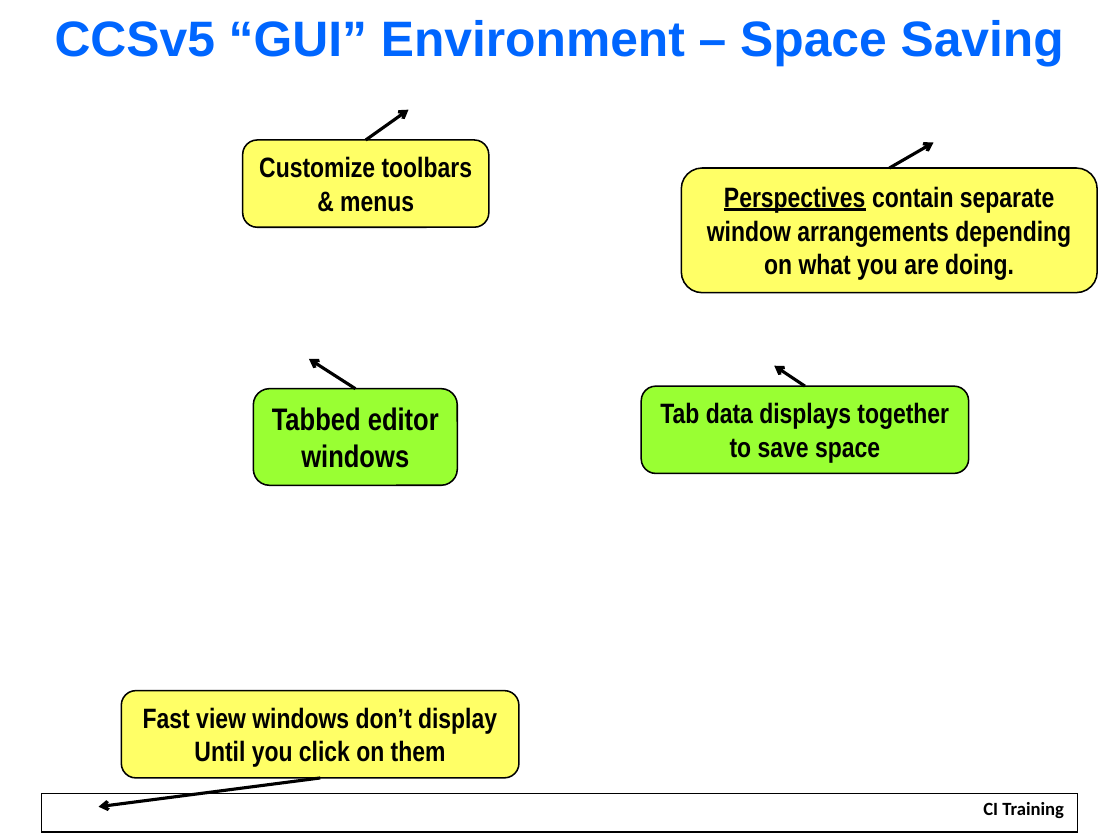
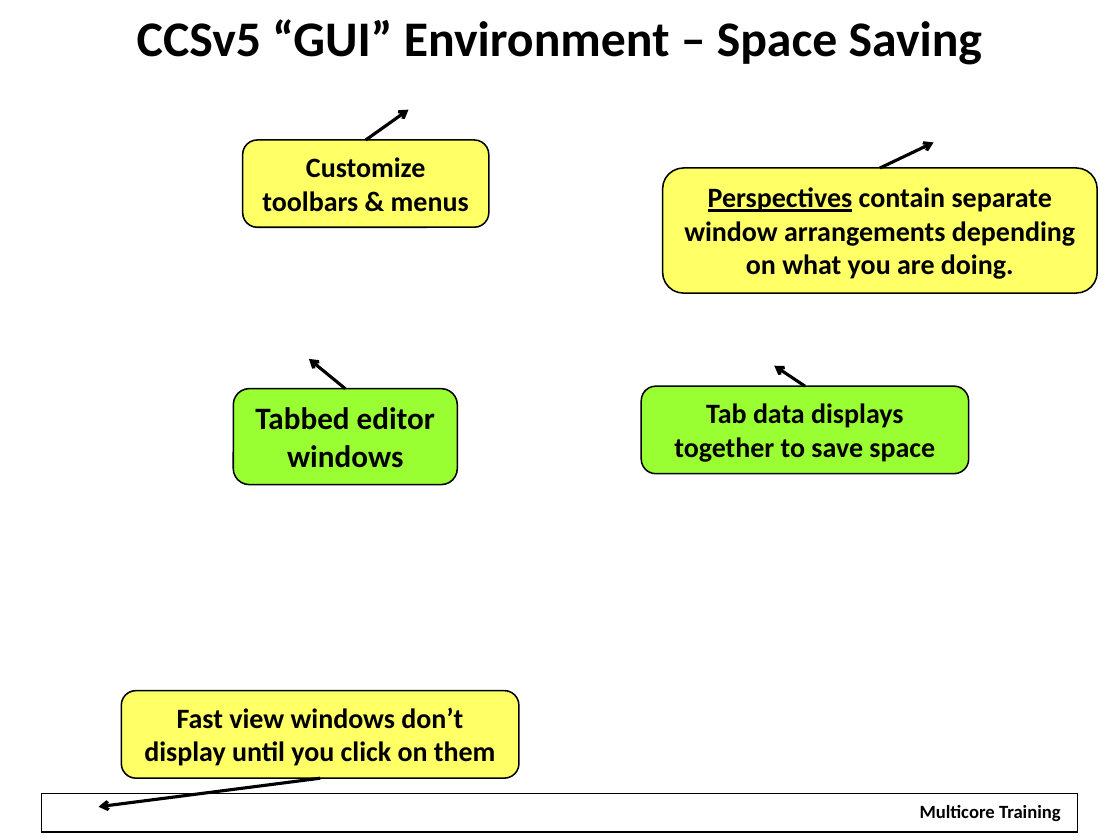
Before and after one commit to hari1989/keystone-workshop, a slide deck: slide 5 of slides/Intro to CCSv5.pptx. Drawn at 1120x840 pixels with LibreOffice and Linux fonts; fonts in the diff are those of the drawing; background and template pictures are left out. Boxes give left, top, right and bottom in pixels: in the first picture for what was removed or moved away, otherwise in the second. Text is boxed around its words. In the diff, an @@ line names an element or a change of style, - is before the commit and + after.

Commit message:
Updates for Pittsburgh Training

```diff
--- a/slides/Intro to CCSv5.pptx
+++ b/slides/Intro to CCSv5.pptx
@@ title "CCSv5 “GUI” Environment – Space ..." at [137,19,982,65]: font Arial to Calibri, text colour #0066FF to #000000 @@
@@ arrow moved from (889, 168) - (934, 142) to (880, 168) - (934, 142) @@
@@ rounded rectangle "Perspectives contain separate window arrangements ...": place and size @@
-rounded rectangle "Perspectives contain separate window arrangements ..." at [681,168,1096,292]
+rounded rectangle "Perspectives contain separate window arrangements ..." at [663,168,1098,293]
@@ arrow moved from (355, 389) - (309, 358) to (345, 389) - (309, 358) @@
@@ font Arial Narrow to Calibri in 4 elements at [642,386,969,474], [243,140,489,227], [663,168,1098,293], [233,389,457,485] @@
@@ rounded rectangle "Tabbed editor windows": place and size @@
-rounded rectangle "Tabbed editor windows" at [253,389,457,485]
+rounded rectangle "Tabbed editor windows" at [233,389,457,485]
@@ text in rounded rectangle at [144,707,496,766]: text changed; font Arial Narrow to Calibri @@
-Fast view windows don’t display
-Until you click on them
+Fast view windows don’t display until you click on them
@@ rectangle added at [907,799,1073,828], fill #FFFFFF, 12 pt, text #000000, bold @@
+Multicore Training
@@ text removed at [983,802,1064,818] @@
-CI Training
```
Also in this commit, not shown: 22 other slides changed, 20 other files.
